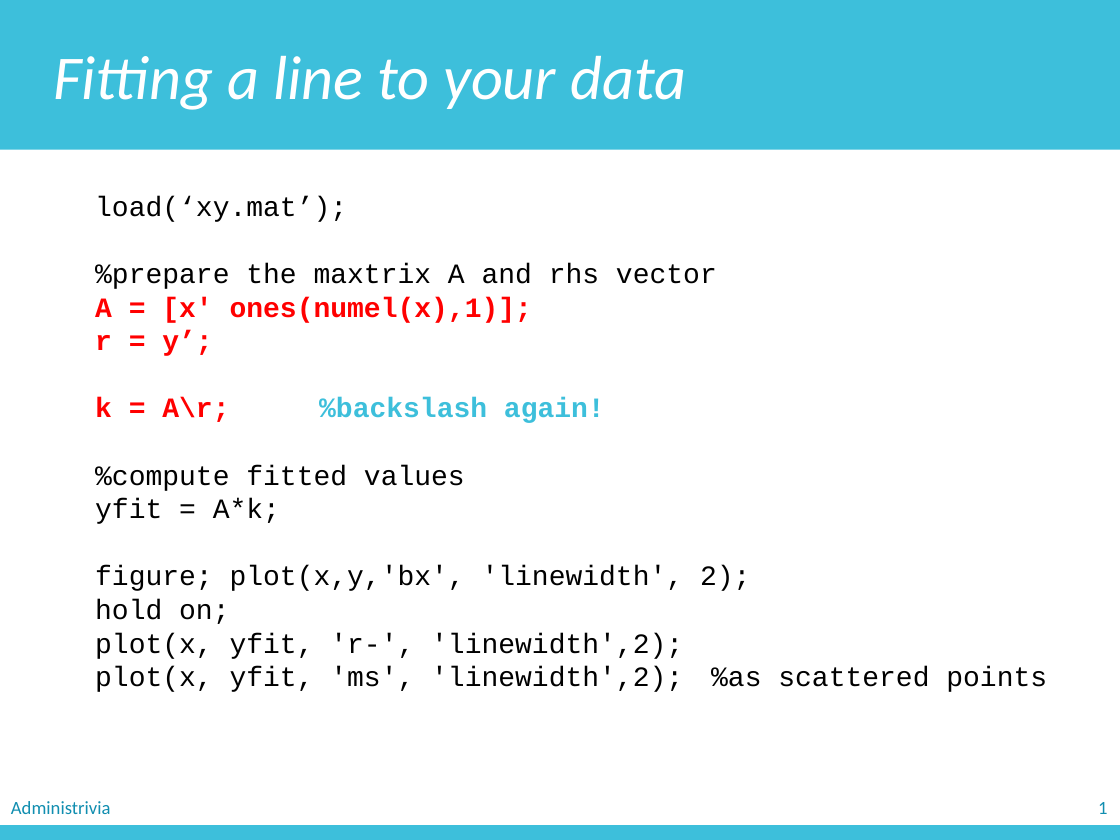
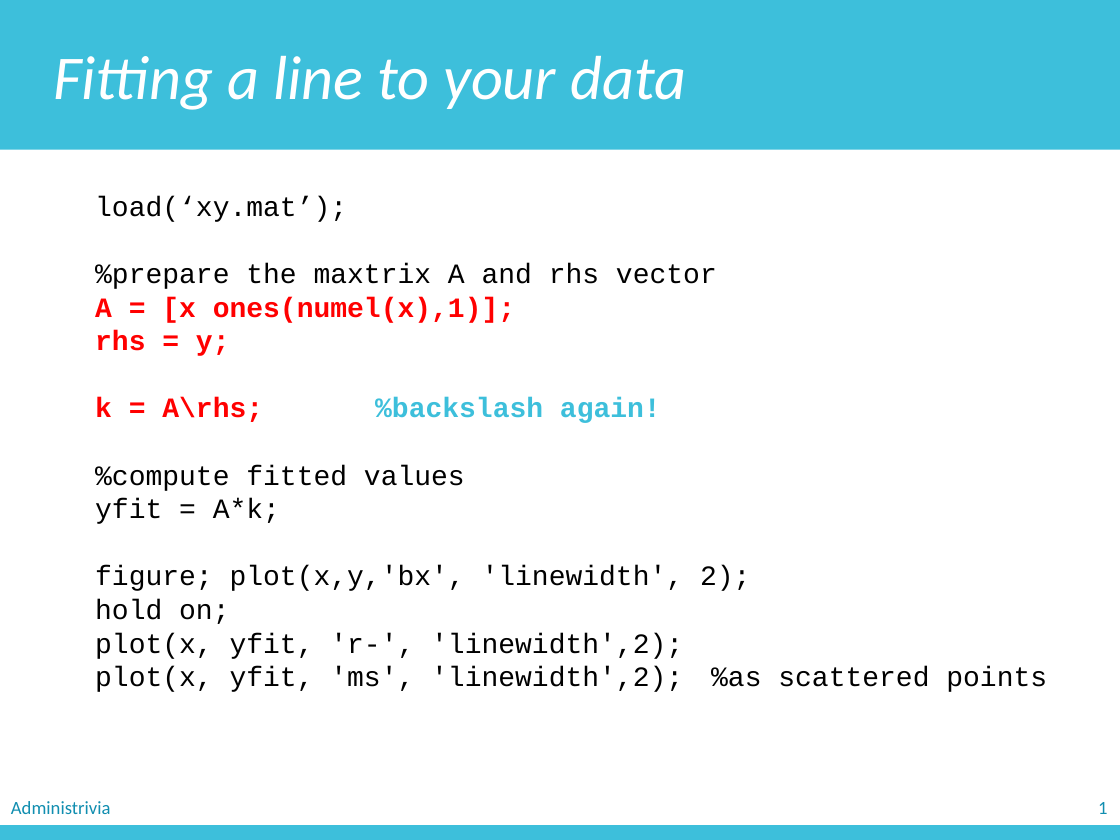
Before and after one commit to zichengliao/zuics101-fa17, a slide deck: slide 25 of lectures/lec24_matlab4/lec24.pptx. Drawn at 1120x840 pixels with LibreOffice and Linux fonts; fonts in the diff are those of the drawing. Boxes give left, top, right and bottom in pixels: in the first picture for what was removed or moved away, otherwise in the second. Text is boxed around its words. In the diff, an @@ line names an element or a change of style, - is before the commit and + after.

```diff
--- a/lectures/lec24_matlab4/lec24.pptx
+++ b/lectures/lec24_matlab4/lec24.pptx
@@ text at (95,297,661,423): text changed @@
-A = [x' ones(numel(x),1)];
-r = y’;
-k = A\r; %backslash again!
+A = [x ones(numel(x),1)];
+rhs = y;
+k = A\rhs; %backslash again!
```
Also in this commit, not shown: 1 other slide changed, 1 slide added, 3 other files.
